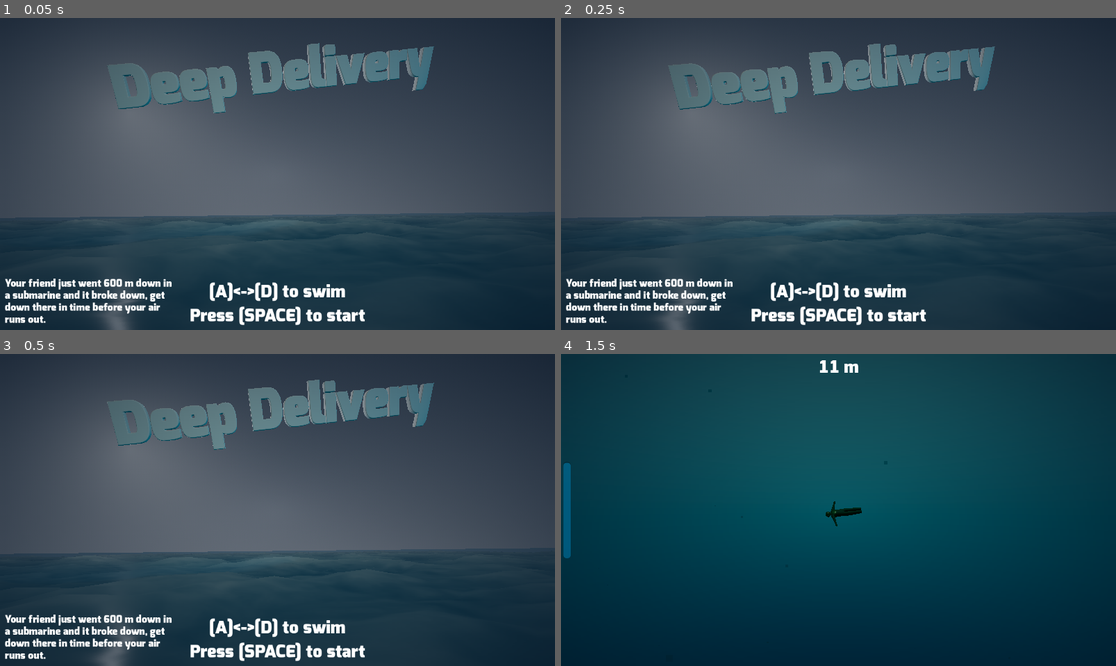
Above: before the commit, frames 1-4 (two rows, left to right).
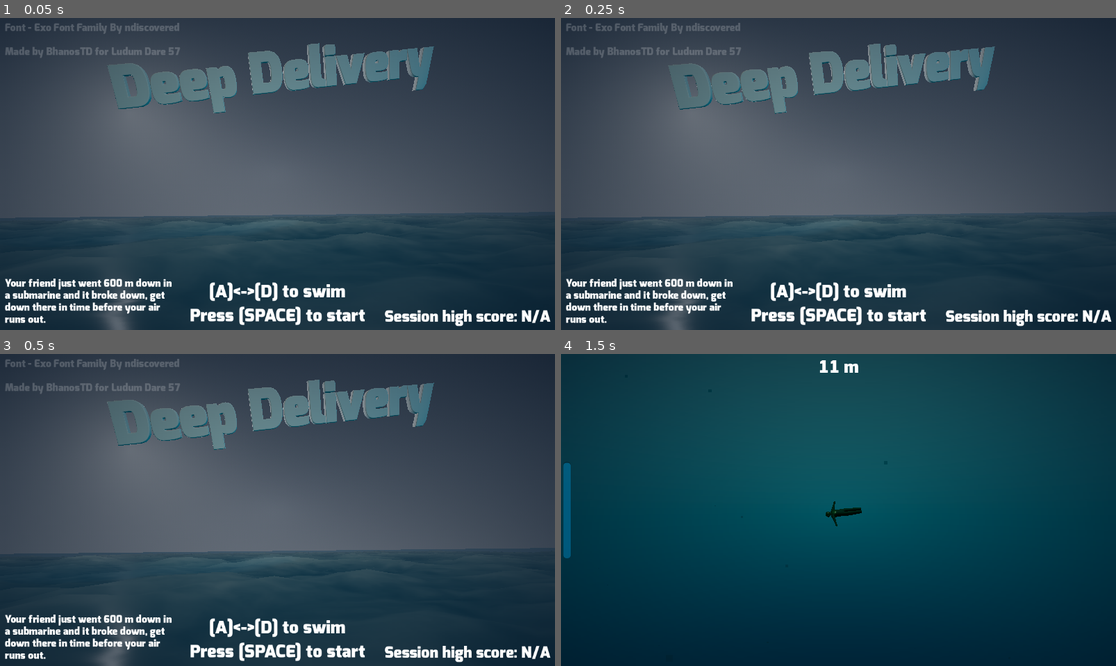
Above: after the commit, the same moments.

Repository: BhanosTD/deep-delivery
Game: Godot game, scene res://scenes/main_menu.tscn
Two runs of this game, one before a commit and one after it. Both use one fixed random seed, a clock stepped at 60 frames per second and the inputs below.
Inputs (mouse positions are in pixels of both pictures, inside the frame that each line leads up to):
- Up to frame 1 (0.05 s): no input
- Up to frame 2 (0.25 s): no input
- Up to frame 3 (0.5 s): no input
- Up to frame 4 (1.5 s): tap Space (gameplay_flip) at 0.5, 0.6, 1.35 s; move the mouse to (960, 494) at 0.52 s; move the mouse to (727, 525) at 1.27 s

The runs differ from the first frame. In frame 1, 1.4% of the frame differs, in the area x 1-100%, y 1-99%; in frame 2, 1.4%; in frame 3, 1.4%; in frame 4, nothing differs.

Commit message:
Full Loop done

Diff:
--- a/ld57-diver/entities/angler_fish/angler_fish.tscn
+++ b/ld57-diver/entities/angler_fish/angler_fish.tscn
@@ -5,7 +5,7 @@
 [ext_resource type="Script" uid="uid://7y1c60pe3jvp" path="res://scripts/graphics/keep_upper.gd" id="3_11xtn"]
 
 [sub_resource type="SphereShape3D" id="SphereShape3D_11xtn"]
-radius = 1.33439
+radius = 1.0
 
 [sub_resource type="SphereShape3D" id="SphereShape3D_3dr0b"]
 radius = 1.32532
--- a/ld57-diver/scenes/main_menu.tscn
+++ b/ld57-diver/scenes/main_menu.tscn
@@ -74,6 +74,12 @@
 [sub_resource type="LabelSettings" id="LabelSettings_wu84c"]
 font_size = 21
 
+[sub_resource type="LabelSettings" id="LabelSettings_rtw2f"]
+font_size = 32
+
+[sub_resource type="LabelSettings" id="LabelSettings_8ln24"]
+font_size = 36
+
 [node name="MainMenu" type="Node3D"]
 script = ExtResource("1_bqqt6")
 
@@ -162,7 +168,7 @@
 horizontal_alignment = 1
 vertical_alignment = 1
 
-[node name="Label3" type="Label" parent="GUI"]
+[node name="Explanation" type="Label" parent="GUI"]
 layout_mode = 1
 anchors_preset = 2
 anchor_top = 1.0
@@ -177,6 +183,57 @@
 vertical_alignment = 2
 autowrap_mode = 2
 
+[node name="Credits" type="Label" parent="GUI"]
+self_modulate = Color(1, 1, 1, 0.196078)
+layout_mode = 1
+offset_left = 10.0
+offset_top = 10.0
+offset_right = 384.0
+offset_bottom = 107.0
+text = "Font - Exo Font Family By ndiscovered
+
+Made by BhanosTD for Ludum Dare 57"
+label_settings = SubResource("LabelSettings_wu84c")
+autowrap_mode = 2
+
+[node name="HS" type="Label" parent="GUI"]
+layout_mode = 1
+anchors_preset = 3
+anchor_left = 1.0
+anchor_top = 1.0
+anchor_right = 1.0
+anchor_bottom = 1.0
+offset_left = -374.0
+offset_top = -107.0
+offset_right = -10.0
+offset_bottom = -10.0
+grow_horizontal = 0
+grow_vertical = 0
+text = "Session high score: N/A"
+label_settings = SubResource("LabelSettings_rtw2f")
+horizontal_alignment = 2
+vertical_alignment = 2
+autowrap_mode = 2
+
+[node name="Congrats" type="Label" parent="GUI"]
+layout_mode = 1
+anchors_preset = 8
+anchor_left = 0.5
+anchor_top = 0.5
+anchor_right = 0.5
+anchor_bottom = 0.5
+offset_left = -380.0
+offset_top = -48.0
+offset_right = 380.0
+offset_bottom = 49.0
+grow_horizontal = 2
+grow_vertical = 2
+text = "Woah, you did it! With xx% of air left in your tank no less, impressive! Congrats!"
+label_settings = SubResource("LabelSettings_8ln24")
+horizontal_alignment = 1
+vertical_alignment = 1
+autowrap_mode = 2
+
 [node name="Title" parent="." instance=ExtResource("2_ekxnf")]
 transform = Transform3D(1.48905, 0.200237, 0.156902, 0.222599, -0.57461, -1.37923, -0.123138, 1.38265, -0.59591, 0.780958, 3.66314, -3.63452)
 
--- a/ld57-diver/scripts/gameplay/dive_manager.gd
+++ b/ld57-diver/scripts/gameplay/dive_manager.gd
@@ -31,4 +31,4 @@
 
 		await tween.finished
 
-		GameStateManager.die()
+		GameStateManager.finish(int(air_level * 100))
--- a/ld57-diver/scripts/gameplay/game_state_manager.gd
+++ b/ld57-diver/scripts/gameplay/game_state_manager.gd
@@ -3,6 +3,9 @@
 @export var transition_cover: Control
 
 var is_transitioning: bool = false
+
+var last_score: int = -1
+var high_score: int = -1
 
 func _process(delta):
 	if is_transitioning:
@@ -30,10 +33,22 @@
 	tween.tween_property($ColorRect, "position", Vector2(0, -$ColorRect.size.y), 0.3)\
 		.set_trans(Tween.TRANS_CUBIC)\
 		.set_ease(Tween.EASE_OUT)
+
+	await get_tree().process_frame
 	is_transitioning = false
 
 func start():
 	load_level("uid://b8a8mnvh4oksu")
 
 func die():
+	last_score = -1
+
 	load_level("uid://w121ex5u488e")
+
+
+func finish(score: int):
+	last_score = score
+	if last_score > high_score:
+		high_score = last_score
+
+	load_level("uid://w121ex5u488e")
--- a/ld57-diver/scripts/gameplay/main_menu_manager.gd
+++ b/ld57-diver/scripts/gameplay/main_menu_manager.gd
@@ -1,4 +1,13 @@
 extends Node
+
+func _ready():
+	if GameStateManager.last_score >= 0:
+		$GUI/Congrats.text = "Woah, you did it! With " + str(GameStateManager.last_score) + "% of air left in your tank no less, impressive! Congrats!"
+	else:
+		$GUI/Congrats.hide()
+
+	if GameStateManager.high_score >= 0:
+		$GUI/HS.text = "Session high score: " + str(GameStateManager.high_score)
 
 func _process(delta):
 	if Input.is_action_just_pressed("gameplay_flip"):
Not shown, changed: ld57-diver/export_presets.cfg
Not shown: 1 places in ld57-diver/scenes/main_menu.tscn that only renumber resources
